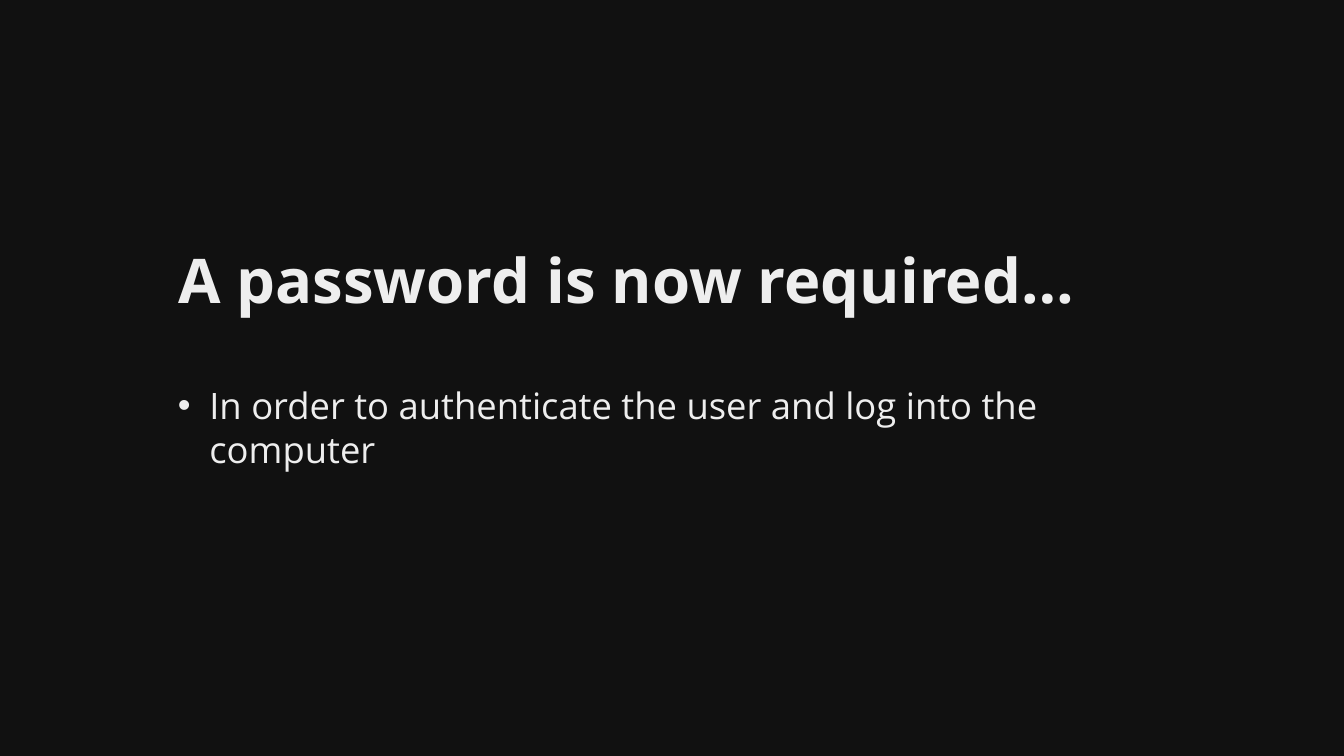
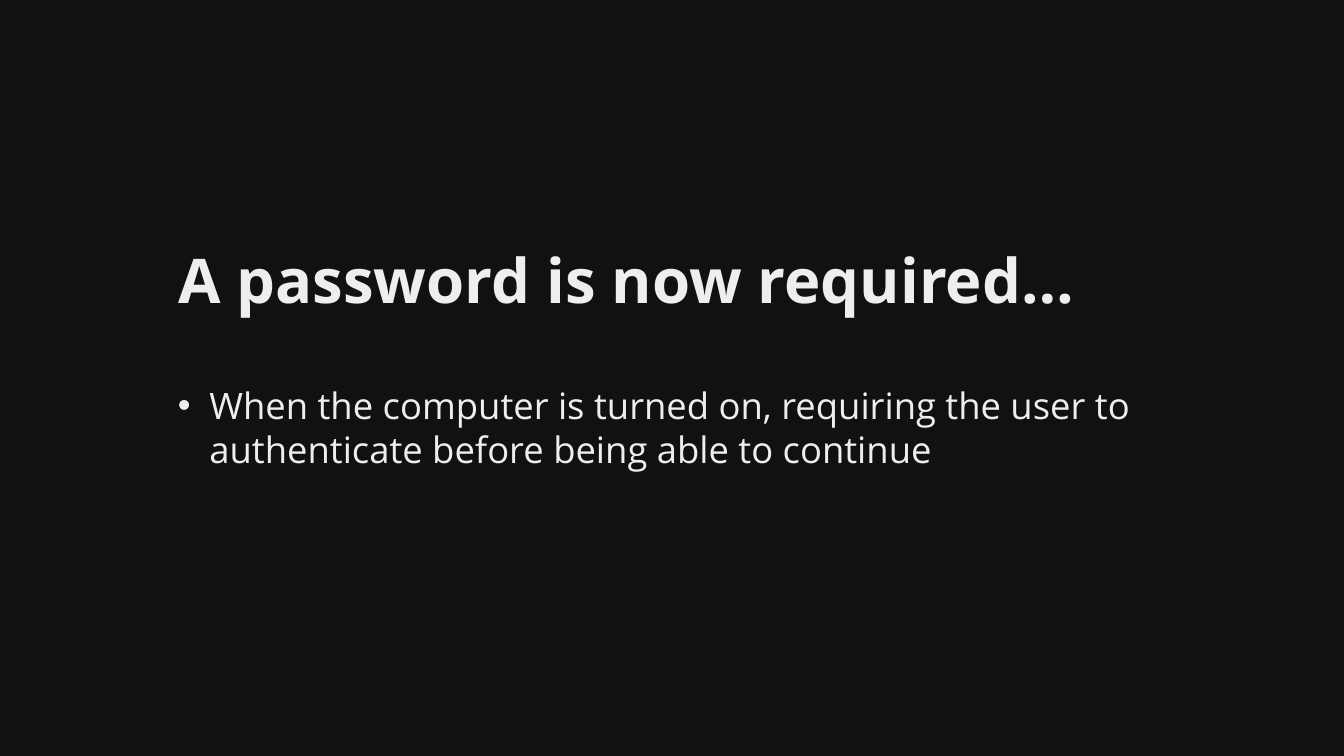
Before and after one commit to martymcflywa/ecu, a slide deck: slide 43 of year_1/sem_2/CSI1101_computer_security/0b_assignment_2_[22MAY15_0900]/dev/CSI1101_PONCE_A2_v01.pptx. Drawn at 1344x756 pixels with LibreOffice and Linux fonts; fonts in the diff are those of the drawing. Boxes give left, top, right and bottom in pixels: in the first picture for what was removed or moved away, otherwise in the second. Text is boxed around its words. In the diff, an @@ line names an element or a change of style, - is before the commit and + after.

Commit message:
CSI1101 A2: finished passwords, user privileges

```diff
--- a/year_1/sem_2/CSI1101_computer_security/0b_assignment_2_[22MAY15_0900]/dev/CSI1101_PONCE_A2_v01.pptx
+++ b/year_1/sem_2/CSI1101_computer_security/0b_assignment_2_[22MAY15_0900]/dev/CSI1101_PONCE_A2_v01.pptx
@@ text at (x1=209, y1=391, x2=1130, y2=472): text changed @@
-• In order to authenticate the user and log into the computer
+• When the computer is turned on, requiring the user to authenticate before being able to continue
```
Also in this commit, not shown: 2 other slides changed, 12 slides added, 6 other files.
